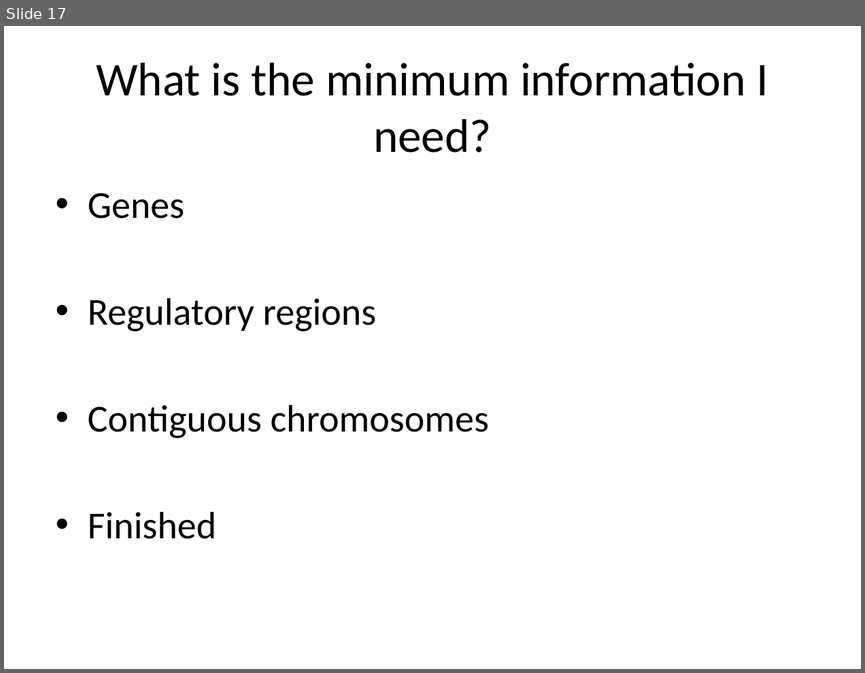
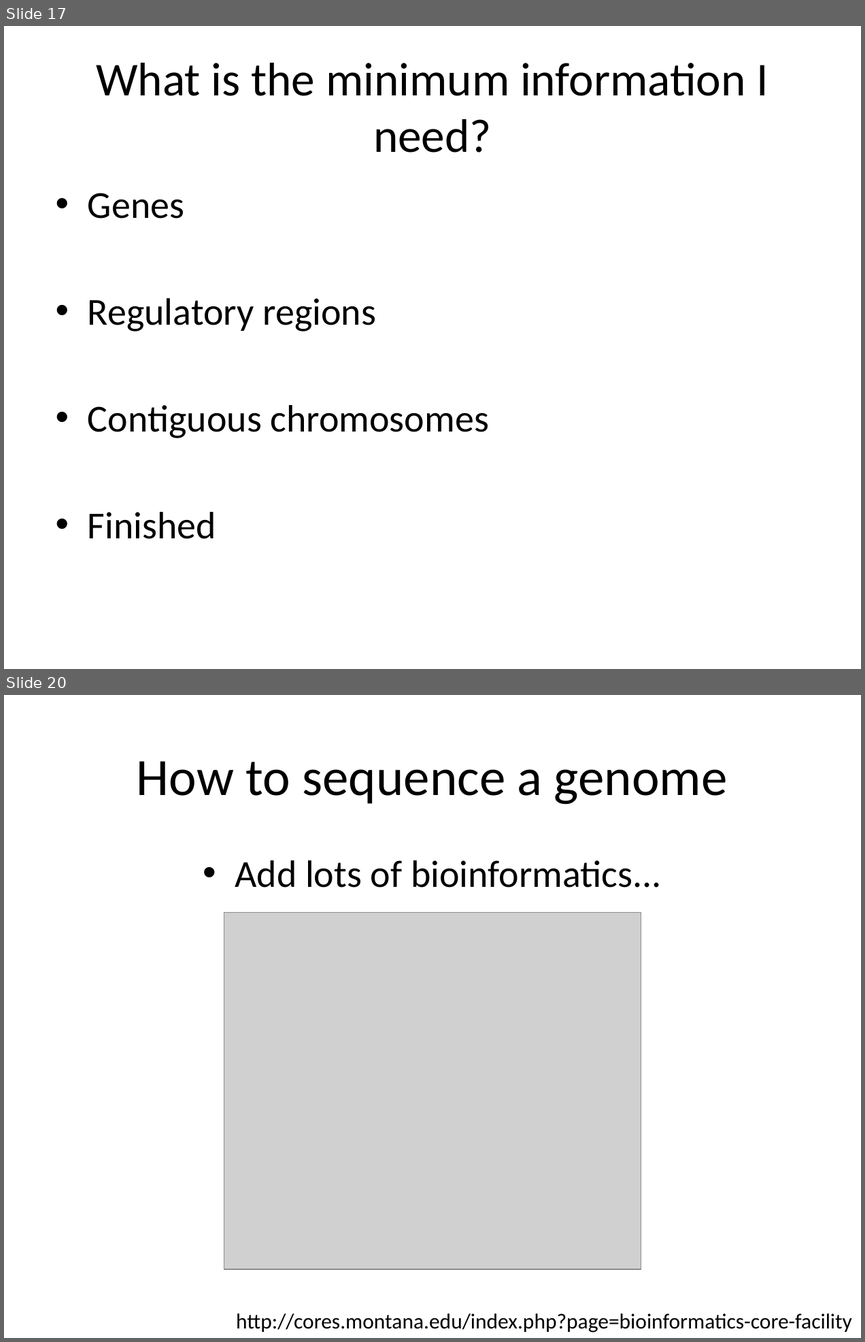
Before and after one commit to lexnederbragt/denovo-assembly-tutorial, a slide deck: presentations/Lecture_2_Planning_a_Sequencing_Experiment.pptx. Shown one above the other, each under a label of ours: slide 17 before the commit, slides 17 and 20 after it; the slides between them are not shown. The pictures are 865x673 and 865x1342 pixels, drawn with LibreOffice and Linux fonts; fonts in the diff are those of the drawing; grey boxes stand for pictures. Boxes give left, top, right and bottom in pixels: in the first picture for what was removed or moved away, otherwise in the second. Text is boxed around its words. In the diff, an @@ line names an element or a change of style, - is before the commit and + after.

```diff
--- a/presentations/Lecture_2_Planning_a_Sequencing_Experiment.pptx
+++ b/presentations/Lecture_2_Planning_a_Sequencing_Experiment.pptx
@@ slide 20 added at [4, 695, 861, 1338], background #FFFFFF @@
@@ title added at [137, 761, 728, 804], 44 pt, text #000000 @@
+How to sequence a genome
@@ text added at [235, 860, 662, 887], 32 pt, text #000000 @@
+• Add lots of bioinformatics...
@@ picture added at [224, 912, 640, 1269] @@
@@ text added at [236, 1313, 852, 1332], 18 pt, text #000000 @@
+http://cores.montana.edu/index.php?page=bioinformatics-core-facility
```
Also in this commit, not shown: 2 slides changed, 2 other slides added, 4 other files.
